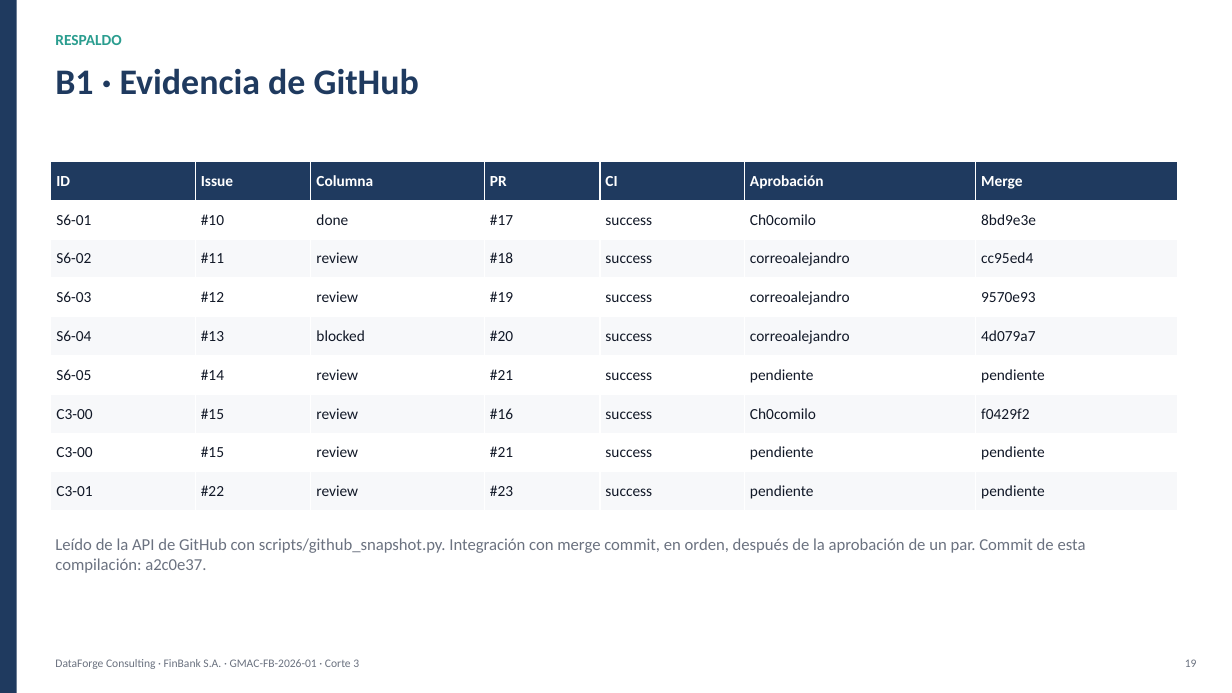
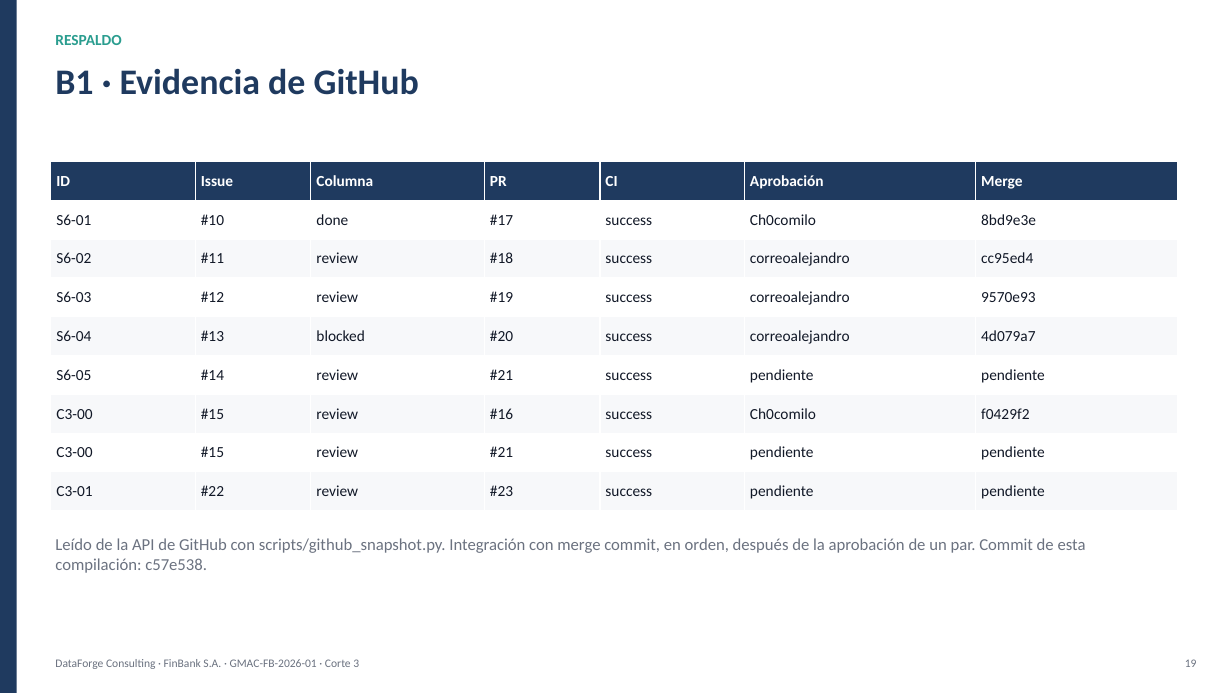
Before and after one commit to OscarSantiagoMerino/DataForge-Consulting, a slide deck: slide 19 of docs/corte3/Presentacion_FinBank_Grupo1.pptx. Drawn at 1232x693 pixels with LibreOffice and Linux fonts; fonts in the diff are those of the drawing. Boxes give left, top, right and bottom in pixels: in the first picture for what was removed or moved away, otherwise in the second. Text is boxed around its words. In the diff, an @@ line names an element or a change of style, - is before the commit and + after.

```diff
--- a/docs/corte3/Presentacion_FinBank_Grupo1.pptx
+++ b/docs/corte3/Presentacion_FinBank_Grupo1.pptx
@@ text at [55, 538, 1086, 573]: text changed @@
-Leído de la API de GitHub con scripts/github_snapshot.py. Integración con merge commit, en orden, después de la aprobación de un par. Commit de esta compilación: a2c0e37.
+Leído de la API de GitHub con scripts/github_snapshot.py. Integración con merge commit, en orden, después de la aprobación de un par. Commit de esta compilación: c57e538.
```
Also in this commit, not shown: 7 other files.
